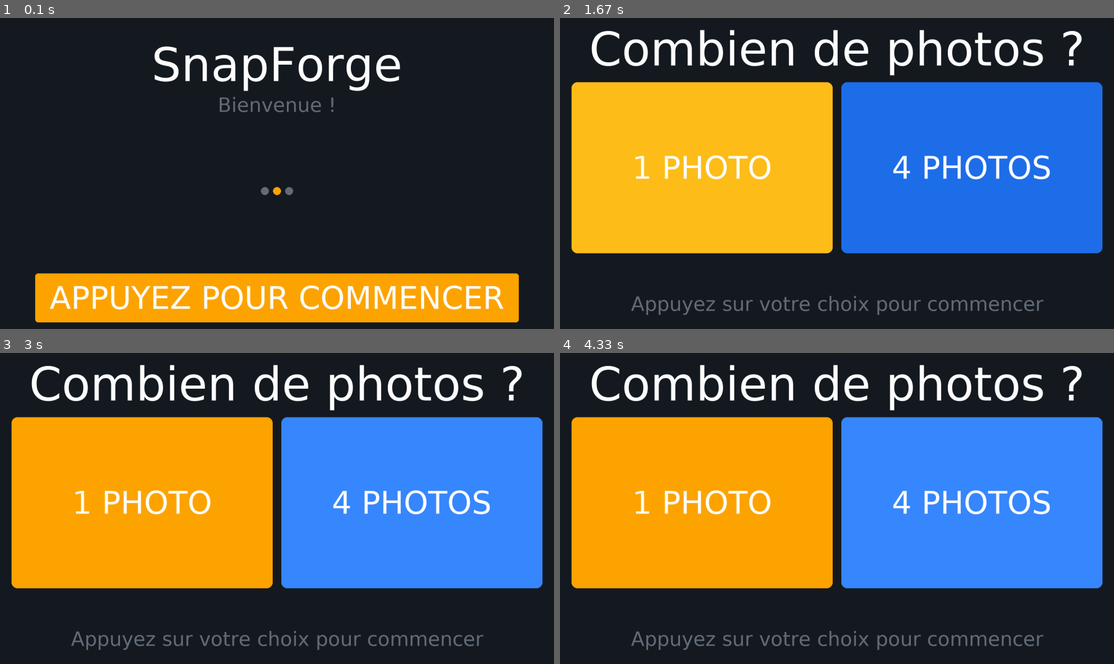
Above: before the commit, frames 1-4 (two rows, left to right).
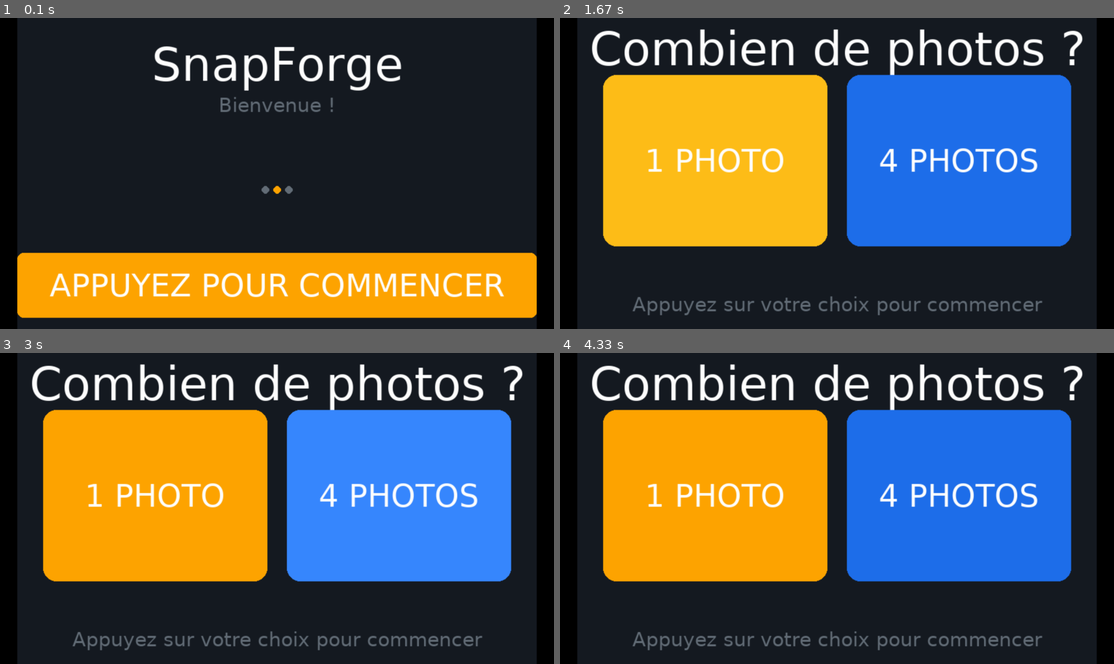
Above: after the commit, the same moments.

Repository: gdrau/SnapForge
Game: pygame game, started from src/app.py
The game is run twice, just before and just after one commit, with the same random seed, the same clock (stepped at 60 frames per second) and the same inputs.
Inputs (mouse positions are in pixels of both pictures, inside the frame that each line leads up to):
- Up to frame 1 (0.1 s): no input
- Up to frame 2 (1.67 s): hold Right 0.33-0.8 s; move the mouse to (814, 189) at 0.37 s; tap Space at 0.88 s; hold Up from 1.22 s (still down); move the mouse to (704, 176) at 1.25 s
- Up to frame 3 (3 s): release Up at 1.68 s; hold Left 2.27-2.8 s; move the mouse to (360, 399) at 2.3 s; hold Down from 2.83 s (still down); move the mouse to (343, 536) at 2.87 s
- Up to frame 4 (4.33 s): release Down at 3.13 s; hold Left 3.17-3.57 s; move the mouse to (848, 402) at 3.2 s; hold Up 3.6-3.97 s; move the mouse to (637, 499) at 3.63 s; hold Right from 4 s (still down); move the mouse to (842, 542) at 4.03 s

The runs differ from the first frame. In frame 1, 20% of the frame differs, in the area x 0-100%, y 0-100%; in frame 2, 21%; in frame 3, 21%; in frame 4, 41%.

Commit message:
Architecture canvas logique : PC == Raspberry Pi
Principe :
  self._screen  = Surface logique (config_w x config_h = 480x800 toujours)
  self._display = Ecran reel pygame (resolution native)

  Tous les ecrans dessinent sur self._screen (480x800).
  En fin de frame : smoothscale(480x800 -> ecran_reel) avec letterbox.
  Les coordonnees souris sont converties vers l'espace logique.

Resultat :
  PC windowed 480x800   : scale=1.0, blit direct, identique
  Pi fullscreen 1080x1920 : scale=2.25, smoothscale anti-aliase, identique
  Toujours : LayoutManager sur 480x800, polices/marges stables

Logs au demarrage :
  Canvas logique  : 480x800
  Ecran reel      : 1080x1920
  Scale factor    : 2.25
  Surface finale  : 1080x1800
  Offsets         : x=0 y=60

Co-Authored-By: Claude Sonnet 4.6 <noreply@anthropic.com>

Diff:
--- a/src/ui/pygame_ui.py
+++ b/src/ui/pygame_ui.py
@@ -160,44 +160,63 @@
 
     def _init_pygame(self):
         """
-        Fullscreen à la résolution NATIVE de l'écran → rendu net, pas de pixelation.
-        LayoutManager scale tous les éléments proportionnellement.
-        L'orientation (portrait/paysage) est déterminée par la config.
+        Architecture Canvas Logique :
+        ─────────────────────────────────────────────────────────────────
+        self._screen  = Surface logique (config_w × config_h = ex 480×800)
+                        Tous les écrans dessinent ICI, toujours à résolution config.
+        self._display = Écran réel pygame (résolution native de l'écran)
+                        Utilisé uniquement pour afficher le canvas final.
+
+        En fin de frame : smoothscale(logical → display) avec letterbox.
+        Conséquence : PC 480×800 windowed = Pi 1080×1920 fullscreen → IDENTIQUES.
+        ─────────────────────────────────────────────────────────────────
         """
         pygame.init()
         pygame.mouse.set_visible(not self._fullscreen)
 
+        # --- Écran réel ---
         if self._fullscreen:
-            # Résolution native = qualité maximale, aucun upscaling
-            info     = pygame.display.Info()
-            native_w = info.current_w if info.current_w > 0 else self._config_w
-            native_h = info.current_h if info.current_h > 0 else self._config_h
-
-            # Respecter l'orientation configurée
-            config_portrait = self._config_h > self._config_w
-            if config_portrait and native_w > native_h:
-                native_w, native_h = native_h, native_w   # swap → portrait
-            elif not config_portrait and native_h > native_w:
-                native_w, native_h = native_h, native_w   # swap → paysage
-
-            flags = pygame.FULLSCREEN | pygame.HWSURFACE | pygame.DOUBLEBUF
-            self._screen = pygame.display.set_mode((native_w, native_h), flags)
+            info = pygame.display.Info()
+            rw   = info.current_w if info.current_w > 0 else self._config_w
+            rh   = info.current_h if info.current_h > 0 else self._config_h
+            # Swap si l'orientation OS ne correspond pas à la config
+            if (self._config_h > self._config_w) and rw > rh:
+                rw, rh = rh, rw
+            elif (self._config_w > self._config_h) and rh > rw:
+                rw, rh = rh, rw
+            flags          = pygame.FULLSCREEN | pygame.HWSURFACE | pygame.DOUBLEBUF
+            self._display  = pygame.display.set_mode((rw, rh), flags)
         else:
-            self._screen = pygame.display.set_mode((self._config_w, self._config_h))
-
-        self._w, self._h = self._screen.get_size()
+            # Fenêtré : affichage à la même taille que le canvas logique
+            self._display  = pygame.display.set_mode((self._config_w, self._config_h))
+
+        real_w, real_h = self._display.get_size()
+
+        # --- Canvas logique : TOUJOURS à la résolution config ---
+        self._w      = self._config_w
+        self._h      = self._config_h
+        self._screen = pygame.Surface((self._w, self._h))   # ← tout le rendu va ici
+
+        # --- Facteur d'échelle et centrage (letterbox) ---
+        self._scale    = min(real_w / self._w, real_h / self._h)
+        scaled_w       = int(self._w * self._scale)
+        scaled_h       = int(self._h * self._scale)
+        self._offset_x = (real_w - scaled_w) // 2
+        self._offset_y = (real_h - scaled_h) // 2
+
+        # --- Logs ---
         orient = "portrait" if self._h > self._w else "paysage"
-        scale  = round(min(self._w / self._config_w, self._h / self._config_h), 2)
-
-        logger.info(f"Resolution config  : {self._config_w}x{self._config_h}")
-        logger.info(f"Resolution rendu   : {self._w}x{self._h}")
+        logger.info(f"Canvas logique     : {self._w}x{self._h}")
+        logger.info(f"Ecran reel         : {real_w}x{real_h}")
         logger.info(f"Orientation        : {orient}")
-        logger.info(f"Scale factor       : {scale}")
+        logger.info(f"Scale factor       : {self._scale:.2f}")
+        logger.info(f"Surface finale     : {scaled_w}x{scaled_h}")
+        logger.info(f"Offsets            : x={self._offset_x} y={self._offset_y}")
 
         pygame.display.set_caption("SnapForge")
         self._clock = pygame.time.Clock()
 
-        # LayoutManager initialisé sur la résolution réelle → éléments proportionnels
+        # LayoutManager sur le canvas logique (stable, identique PC/Pi)
         self._lm = LayoutManager(self._w, self._h)
         global ROW_H, HDR_H, BTN_H
         ROW_H = self._lm.row_h
@@ -622,6 +641,14 @@
     # Boucle principale
     # ------------------------------------------------------------------
 
+    def _to_logical(self, real_x: int, real_y: int):
+        """Convertit coordonnées écran réel → canvas logique."""
+        if self._scale <= 0:
+            return real_x, real_y
+        lx = int((real_x - self._offset_x) / self._scale)
+        ly = int((real_y - self._offset_y) / self._scale)
+        return (max(0, min(lx, self._w - 1)), max(0, min(ly, self._h - 1)))
+
     def run(self):
         self._running = True
         while self._running:
@@ -629,6 +656,13 @@
                 if event.type == pygame.QUIT:
                     self._running = False
                     continue
+
+                # Convertir les coordonnées souris/touch vers le canvas logique
+                # (nécessaire quand scale != 1.0, i.e. Pi fullscreen)
+                if hasattr(event, 'pos') and self._scale != 1.0:
+                    lx, ly = self._to_logical(*event.pos)
+                    event  = pygame.event.Event(event.type,
+                                                {**event.__dict__, 'pos': (lx, ly)})
 
                 if event.type == pygame.KEYDOWN:
                     if self._screen_name == "admin":
@@ -932,22 +966,35 @@
             "admin":         self._r_admin,
             "confirm_quit":  self._r_confirm_quit,
         }
+        # 1. Rendu sur le canvas logique (self._screen = 480×800 toujours)
         dispatch.get(self._screen_name, lambda: self._screen.fill(_DARK))()
         for btn in self._buttons:
             if self._screen_name == "admin":
                 if btn.fixed:
-                    # Bouton à position fixe (ex: Retour) — dessiné tel quel, pas de clip
                     btn.draw(self._screen)
                 else:
                     real_rect = btn.rect.move(0, -self._admin_scroll)
                     if real_rect.bottom <= HDR_H or real_rect.top >= self._h:
                         continue
-                    orig = btn.rect
-                    btn.rect = real_rect
+                    orig      = btn.rect
+                    btn.rect  = real_rect
                     btn.draw(self._screen)
-                    btn.rect = orig
+                    btn.rect  = orig
             else:
                 btn.draw(self._screen)
+
+        # 2. Mise à l'échelle du canvas logique vers l'écran réel (smoothscale = anti-aliasé)
+        scaled_w = int(self._w * self._scale)
+        scaled_h = int(self._h * self._scale)
+        if scaled_w > 0 and scaled_h > 0:
+            if self._scale == 1.0:
+                # Pas de scaling nécessaire (PC windowed) → blit direct
+                self._display.blit(self._screen, (self._offset_x, self._offset_y))
+            else:
+                scaled = pygame.transform.smoothscale(self._screen, (scaled_w, scaled_h))
+                self._display.fill(_BLACK)
+                self._display.blit(scaled, (self._offset_x, self._offset_y))
+
         pygame.display.flip()
 
     def _r_idle(self):
